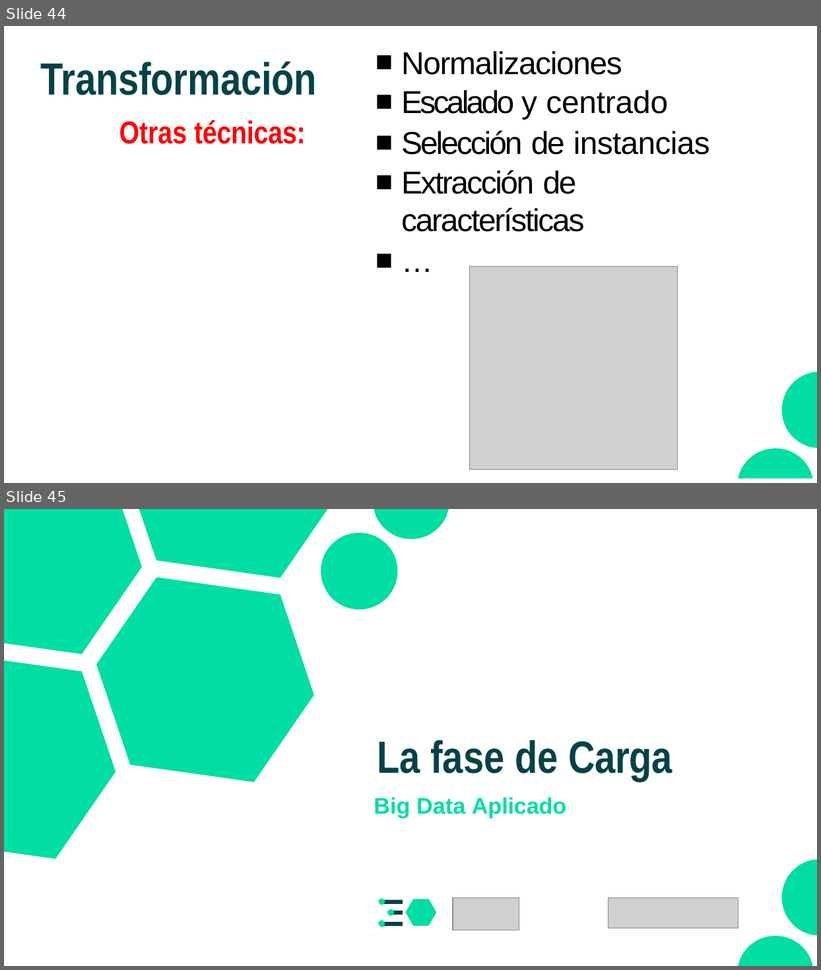
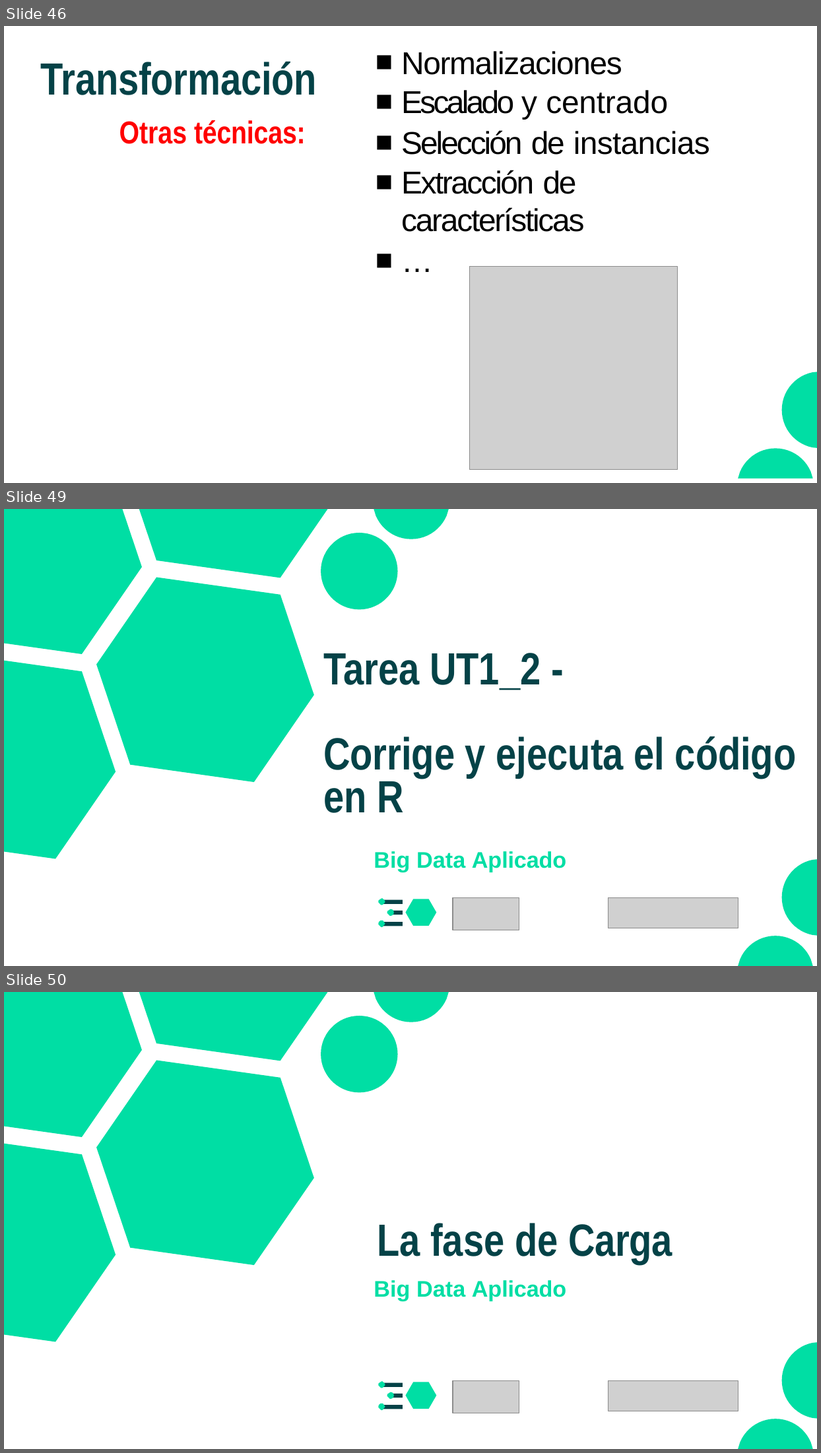
Before and after one commit to CodeWithJuancho/CE_IABD_BIU_SPS, a slide deck: BIU/UT1 - Fundamentos y Preparacion de datos/UT1_2/UT1_2 - Fundamentos y preparacion de datos.pptx. Shown one above the other, each under a label of ours: slides 44 and 45 before the commit, slides 46, 49 and 50 after it; the slides between them are not shown. The pictures are 821x970 and 821x1453 pixels, drawn with LibreOffice and Linux fonts; fonts in the diff are those of the drawing; grey boxes stand for pictures. Boxes give left, top, right and bottom in pixels: in the first picture for what was removed or moved away, otherwise in the second. Text is boxed around its words. In the diff, an @@ line names an element or a change of style, - is before the commit and + after.

```diff
--- a/BIU/UT1 - Fundamentos y Preparacion de datos/UT1_2/UT1_2 - Fundamentos y preparacion de datos.pptx
+++ b/BIU/UT1 - Fundamentos y Preparacion de datos/UT1_2/UT1_2 - Fundamentos y preparacion de datos.pptx
@@ slide 49 added at box(4, 509, 817, 966), background #FFFFFF @@
@@ freeform shape added at box(4, 509, 449, 859), fill #00DEA4 @@
@@ title added at box(323, 653, 797, 813), 40 pt, text #044247, bold @@
+Tarea UT1_2 -
+Corrige y ejecuta el código en R
@@ text added at box(374, 852, 566, 873), 20 pt, text #00DEA4, bold @@
+Big Data Aplicado
@@ freeform shape added at box(738, 859, 817, 966), fill #00DEA4 @@
@@ group added at box(378, 898, 436, 927): 6 freeform shapes @@
@@ picture added at box(453, 898, 519, 930) @@
@@ picture added at box(608, 898, 738, 929) @@
@@ what was slide 44 is now slide 46 @@
@@ what was slide 45 is now slide 50 @@
```
Also in this commit, not shown: 6 other slides added, 41 other files.
